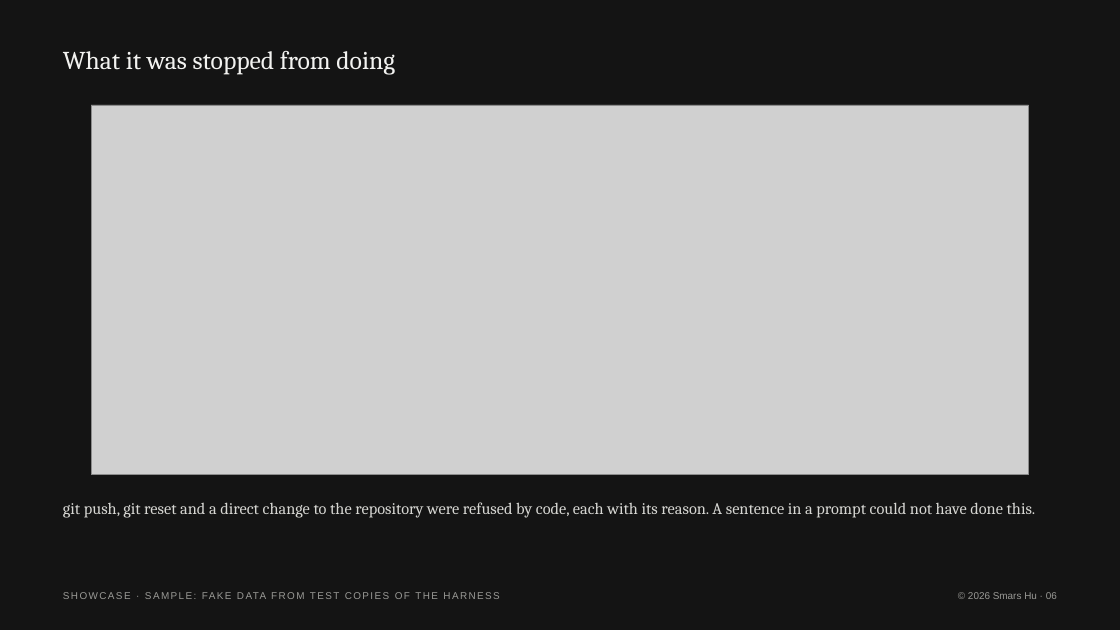
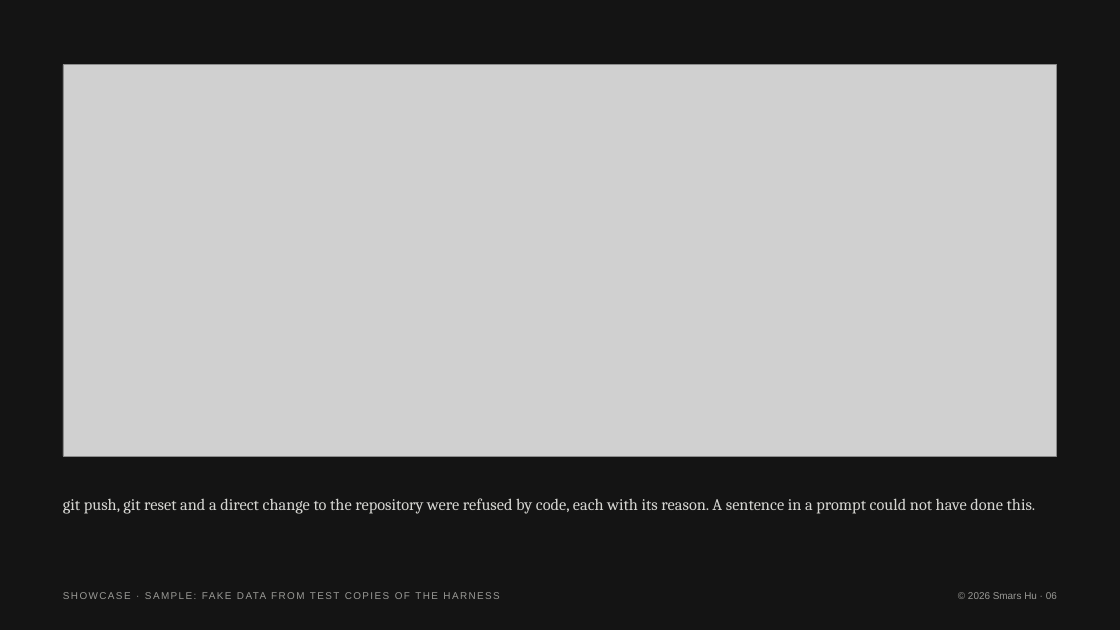
Before and after one commit to Smars-Bin-Hu/ai-exploration, a slide deck: slide 6 of Showcase/Real Tasks/_template/Sample (fake data).pptx. Drawn at 1120x630 pixels with LibreOffice and Linux fonts; fonts in the diff are those of the drawing; grey boxes stand for pictures. Boxes give left, top, right and bottom in pixels: in the first picture for what was removed or moved away, otherwise in the second. Text is boxed around its words. In the diff, an @@ line names an element or a change of style, - is before the commit and + after.

```diff
--- a/Showcase/Real Tasks/_template/Sample (fake data).pptx
+++ b/Showcase/Real Tasks/_template/Sample (fake data).pptx
@@ text removed at box(63, 51, 395, 74) @@
-What it was stopped from doing
@@ picture: place and size @@
-picture at box(91, 105, 1028, 475)
+picture at box(63, 65, 1057, 456)
@@ text "git push, git reset and ...": place and size @@
-text "git push, git reset and ..." at box(63, 502, 1036, 518)
+text "git push, git reset and ..." at box(63, 498, 1036, 514)
```
Also in this commit, not shown: 5 other slides changed, 53 other files.
